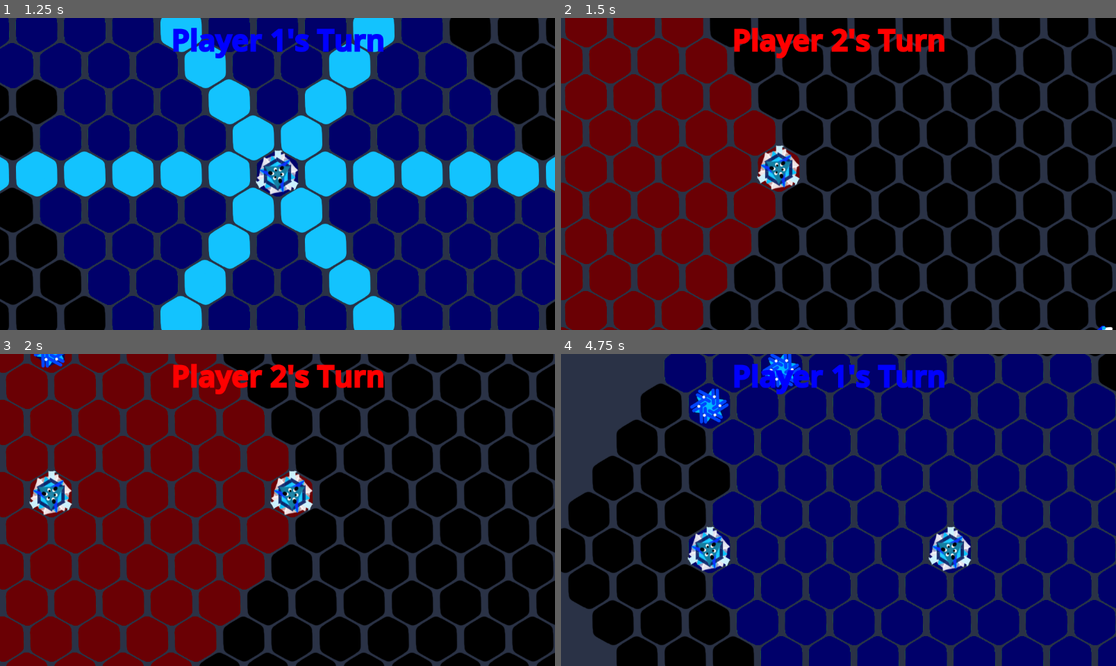
Above: before the commit, frames 1-4 (two rows, left to right).
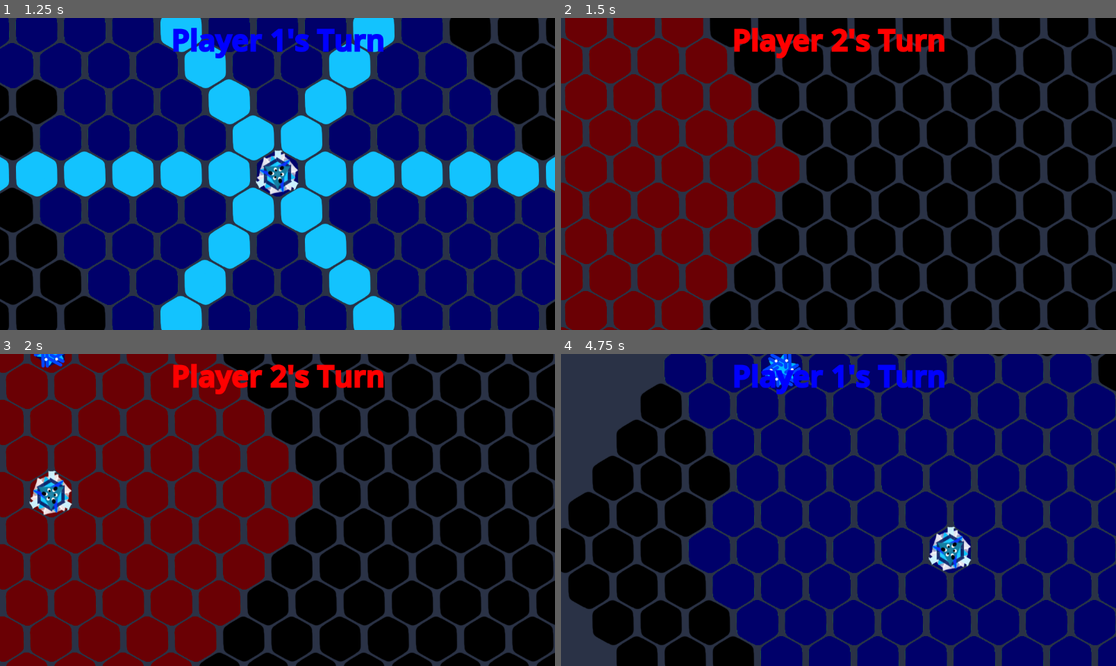
Above: after the commit, the same moments.

Repository: petesamerson/V-s-on
Game: Godot game, scene res://base_scene.tscn
Same seed, same stepped clock (60 frames per second), same inputs: the game is played once before the commit and once after it.
Inputs (mouse positions are in pixels of both pictures, inside the frame that each line leads up to):
- Up to frame 1 (1.25 s): tap Enter at 0.5 s; drag from (277, 174) to (333, 105) at 0.52 s
- Up to frame 2 (1.5 s): tap Space at 1.25 s; drag from (727, 189) to (838, 174) at 1.27 s
- Up to frame 3 (2 s): no input
- Up to frame 4 (4.75 s): tap Enter at 2, 3.5 s; move the mouse to (610, 494) at 2.02 s; click (610, 494) at 2.17 s; tap Space at 2.75, 4.25 s; drag from (810, 572) to (610, 494) at 2.77 s; drag from (966, 597) to (655, 416) at 3.52 s; drag from (672, 463) to (966, 597) at 4.27 s

Frame 1 is identical in both runs. In frame 2, 0.8% of the frame differs, in the area x 35-100%, y 40-100%; in frame 3, 0.7%; in frame 4, 1.2%, in the area x 22-31%, y 10-70%.

Commit message:
Hide pieces on turn

Diff:
--- a/board.gd
+++ b/board.gd
@@ -124,11 +124,19 @@
 			if(!excluded_pieces.has(p)):
 				print("updating vision for player 1")
 				p.draw_current_vision()
+		for p in player_pieces[0]:
+			p.visible = true
+		for p in player_pieces[1]:
+			p.visible = false
 	else:
 		for p in player_pieces[1]:
 			if(!excluded_pieces.has(p)):
 				print("updating vision for player 2")
 				p.draw_current_vision()
+		for p in player_pieces[0]:
+			p.visible = false
+		for p in player_pieces[1]:
+			p.visible = true
 
 func clear_board():
 	for c in board_tiles:
